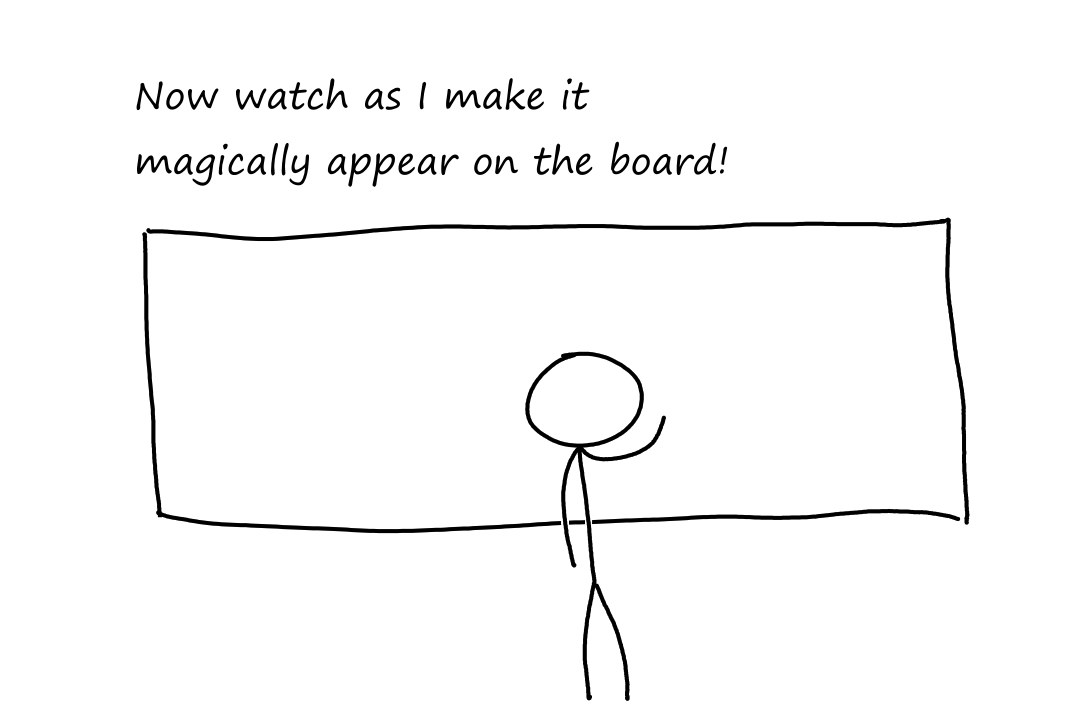
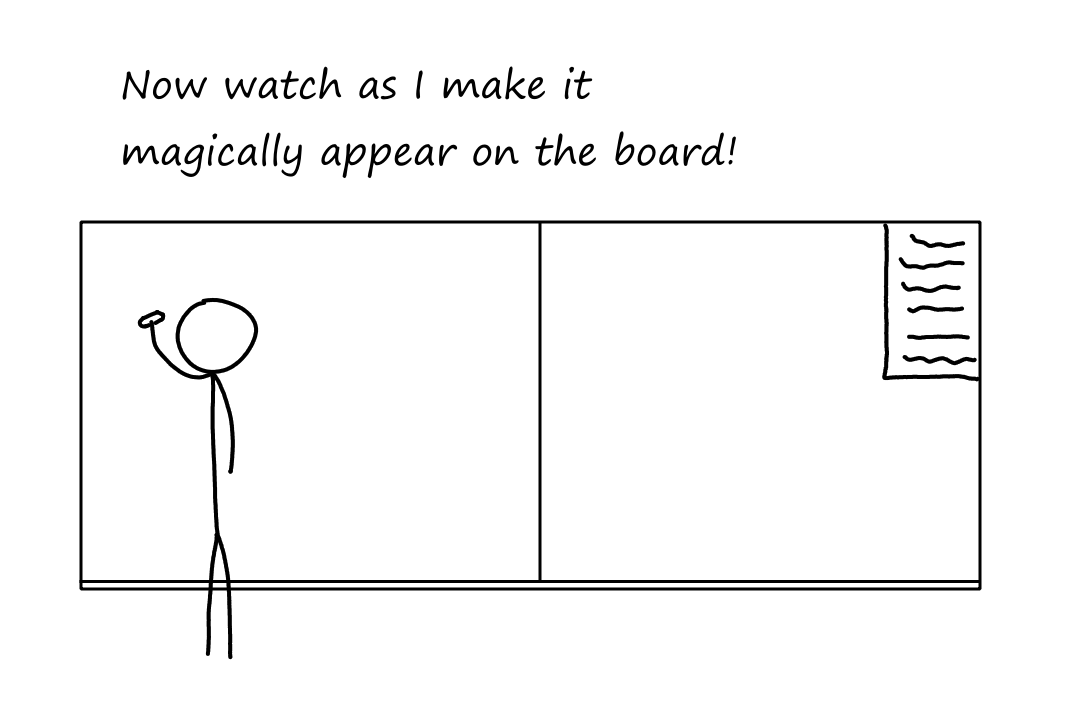
Before/after of a 1080px x 720px layered artwork. What changed in the layer stack:
removed layer "Board" over [79, 140, 982, 701]
removed layer "Person 1" over [432, 220, 752, 701]
painted on "Paint Layer 1" over [128, 217, 982, 701]
